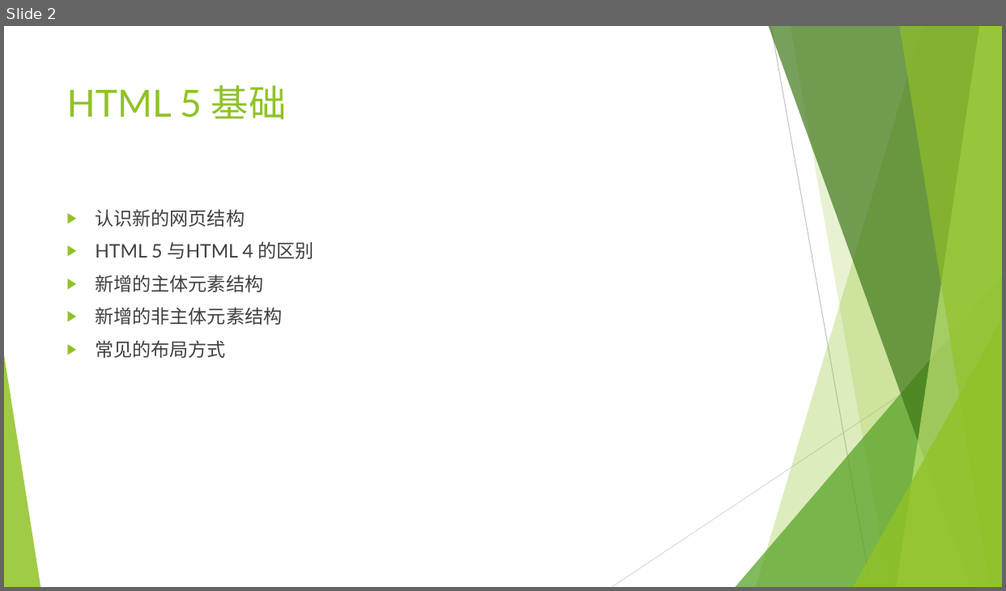
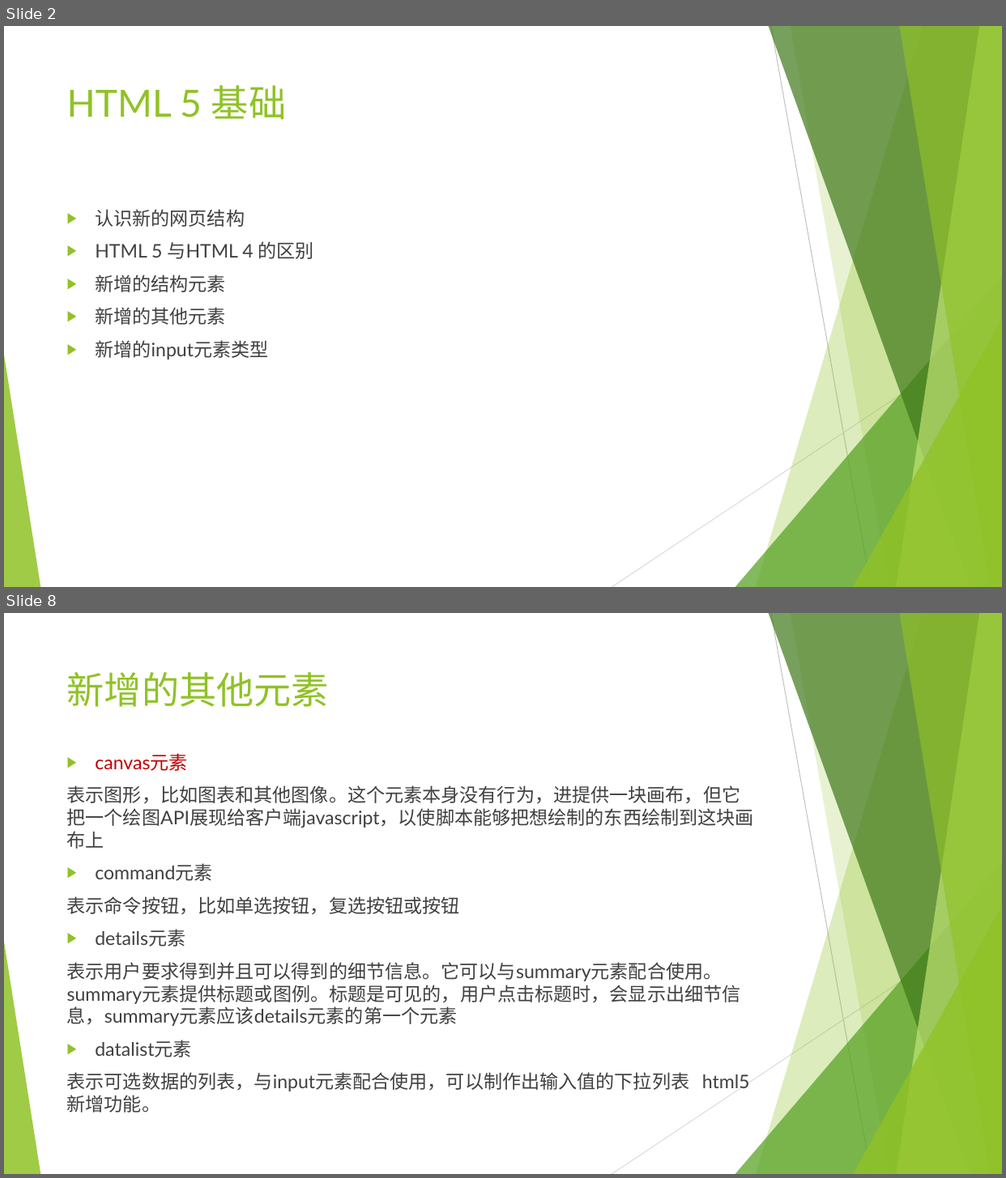
Before and after one commit to Guoye/Neusoft, a slide deck: lesson_HTML5/2.HTML5基础/2.HTML5基础.pptx. Shown one above the other, each under a label of ours: slide 2 before the commit, slides 2 and 8 after it; the slides between them are not shown. The pictures are 1006x591 and 1006x1178 pixels, drawn with LibreOffice and Linux fonts; fonts in the diff are those of the drawing. Boxes give left, top, right and bottom in pixels: in the first picture for what was removed or moved away, otherwise in the second. Text is boxed around its words. In the diff, an @@ line names an element or a change of style, - is before the commit and + after.

```diff
--- a/lesson_HTML5/2.HTML5基础/2.HTML5基础.pptx
+++ b/lesson_HTML5/2.HTML5基础/2.HTML5基础.pptx
@@ slide 8 added at <box>4,613,1002,1174</box>, background #FFFFFF; not listed: 10 template elements that a slide beside it also shows @@
@@ title added at <box>67,672,329,707</box>, 36 pt, text #90C226 @@
+新增的其他元素
@@ text added at <box>67,753,754,1113</box>, 18 pt, text #404040 @@
+▶ canvas元素
+表示图形，比如图表和其他图像。这个元素本身没有行为，进提供一块画布，但它把一个绘图API展现给客户端javascript，以使脚本能够把想绘制的东西绘制到这块画布上
+▶ command元素
+表示命令按钮，比如单选按钮，复选按钮或按钮
+▶ details元素
+表示用户要求得到并且可以得到的细节信息。它可以与summary元素配合使用。summary元素提供标题或图例。标题是可见的，用户点击标题时，会显示出细节信息，summary元素应该details元素的第一个元素
+▶ datalist元素
+表示可选数据的列表，与input元素配合使用，可以制作出输入值的下拉列表 html5新增功能。
@@ slide 2 changed as well @@
@@ text at <box>95,275,268,360</box>: text changed @@
-▶ 新增的主体元素结构
-▶ 新增的非主体元素结构
-▶ 常见的布局方式
+▶ 新增的结构元素
+▶ 新增的其他元素
+▶ 新增的input元素类型
```
Also in this commit, not shown: 2 other slides changed, 9 other slides added, 7 other files.
